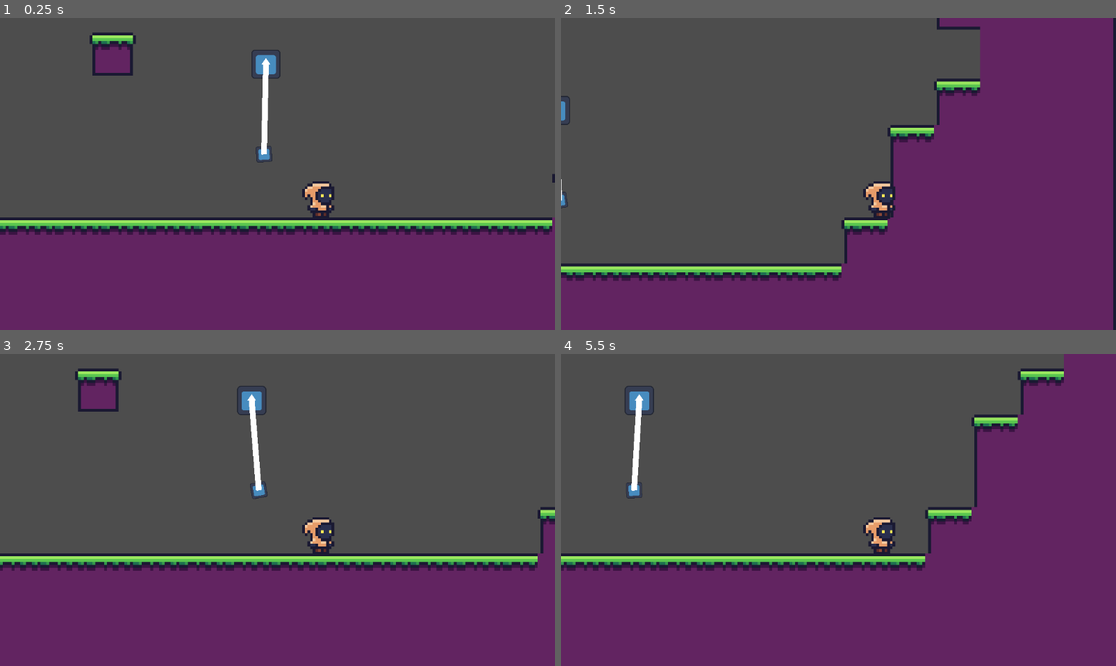
Above: before the commit, frames 1-4 (two rows, left to right).
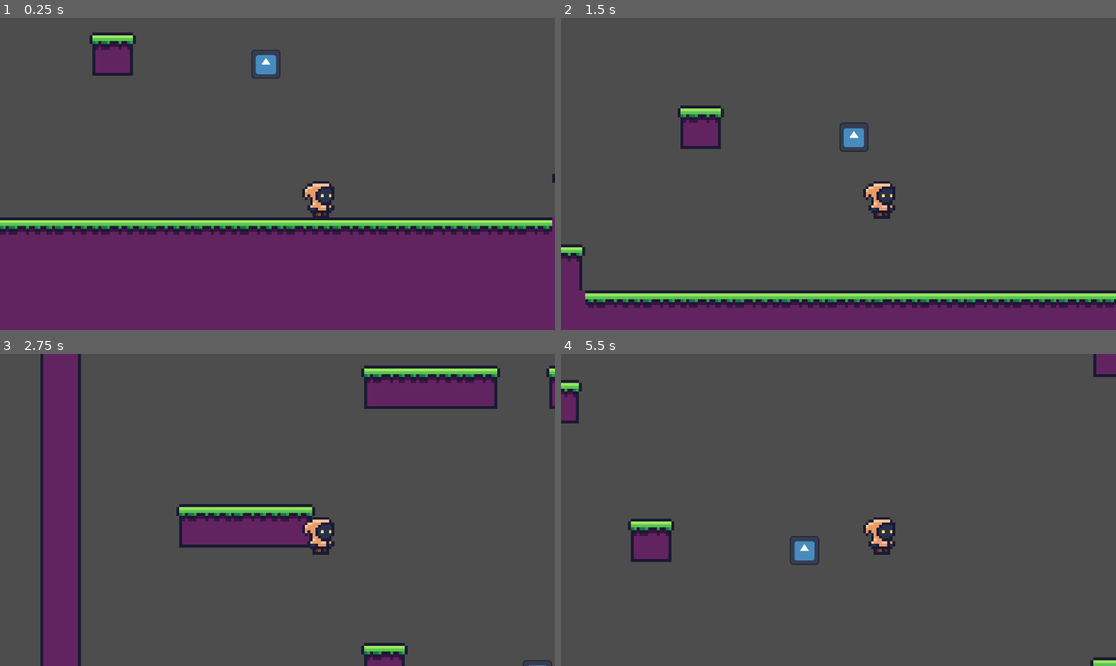
Above: after the commit, the same moments.

Repository: zenbenten/Godot-Platformer
Game: Godot game, scene res://Assets/Scenes/Areas/area_1.tscn
The game is run twice, just before and just after one commit, with the same random seed, the same clock (stepped at 60 frames per second) and the same inputs. The engine's default icon, where the game draws it, is replaced by a stand-in: a white triangle on a blue panel in a dark square.
Inputs:
- Up to frame 1 (0.25 s): no input
- Up to frame 2 (1.5 s): hold Right (move_right) from 0.53 s (still down); tap Home (ui_home) at 0.6 s; tap Z (jump) at 0.77 s; tap X (item_use, bound only after the commit) at 0.8, 1.35 s
- Up to frame 3 (2.75 s): tap Z (jump) at 1.52 s; tap Home (ui_home) at 1.55, 2.1 s; release Right (move_right) at 2.03 s; hold Left (move_left) from 2.03 s (still down); tap X (item_use, bound only after the commit) at 2.3 s
- Up to frame 4 (5.5 s): release Left (move_left) at 2.78 s; hold Right (move_right) 2.78-4.28 s; tap X (item_use, bound only after the commit) at 2.85, 3.8, 4.35, 5.3 s; tap Z (jump) at 3.02, 3.77, 4.52 s; tap Home (ui_home) at 3.05, 3.6, 4.55, 5.1 s; hold Left (move_left) 4.28-5.03 s; hold Right (move_right) from 5.03 s (still down)

The runs differ from the first frame. In frame 1, 0.4% of the frame differs, in the area x 46-50%, y 14-47%; in frame 2, 44%; in frame 3, 47%; in frame 4, 54%, in the area x 0-100%, y 0-100%.

Commit message:
player can attatch to invisible pendelum and release

Diff:
--- a/Assets/Scenes/Areas/area_1.tscn
+++ b/Assets/Scenes/Areas/area_1.tscn
@@ -10,17 +10,81 @@
 @export var grapple_anchor: StaticBody2D
 @export var player_anchor: RigidBody2D
 @export var rope: Line2D
+@export var max_radius: float = 512.0  # Only attach to things within this radius
+
+var player_original_parent: Node = null
 
 func _ready():
+	# Safety check
+	if not grapple_anchor or not player_anchor or not rope:
+		push_error(\"Missing node references in GrapplingHookSystem!\")
+		return
+
 	add_to_group(\"grappling-hook-system\")
 
-	# Initialize the rope with 2 points (start and end)
+	# Hide rope and anchor initially
+	rope.visible = false
+	player_anchor.visible = false
+
+	# Initialize rope with 2 points
 	rope.points = [grapple_anchor.global_position, player_anchor.global_position]
 
+
 func _process(delta):
-	# Update the rope to connect the anchor and player anchor
-	rope.set_point_position(0, grapple_anchor.global_position)
-	rope.set_point_position(1, player_anchor.global_position)
+	if rope.visible and player_anchor.visible:
+		# Update rope endpoints
+		rope.set_point_position(0, grapple_anchor.global_position)
+		rope.set_point_position(1, player_anchor.global_position)
+
+		# Apply left/right swing input
+		if Input.is_action_pressed(\"move_right\"):
+			if player_anchor.linear_velocity.length() < 400:
+				player_anchor.apply_central_impulse(player_anchor.global_transform.x * 64)
+		elif Input.is_action_pressed(\"move_left\"):
+			if player_anchor.linear_velocity.length() < 400:
+				player_anchor.apply_central_impulse(player_anchor.global_transform.x * -64)
+
+		# Keep player centered on anchor
+		for child in player_anchor.get_children():
+			if \"position\" in child:
+				child.position = Vector2.ZERO
+
+		for child in player_anchor.get_children():
+			if \"position\" in child:
+				child.position = Vector2(0,0)
+
+
+# API: Call this to attach the player
+func attach_player(player: Node2D) -> int:
+	if self.global_position.distance_to(player.global_position) > max_radius or player_original_parent != null:
+		return -1
+
+	player_original_parent = player.get_parent()
+	player_anchor.position = player.global_position
+	player.reparent(player_anchor)
+	player.position = Vector2.ZERO
+
+	# Update rope
+	rope.points = [grapple_anchor.global_position, player_anchor.global_position]
+	rope.visible = true
+	player_anchor.visible = true
+
+	return 0
+
+
+# API: Call this to detach the player
+func detach_player(player: Node2D) -> int:
+	if player_original_parent == null:
+		return -1
+
+	player.reparent(player_original_parent)
+	player.velocity = player_anchor.linear_velocity
+	player_original_parent = null
+
+	rope.visible = false
+	player_anchor.visible = false
+
+	return 0
 "
 
 [sub_resource type="TileSetAtlasSource" id="TileSetAtlasSource_ql8qi"]
--- a/Assets/Scripts/player_controller.gd
+++ b/Assets/Scripts/player_controller.gd
@@ -2,11 +2,12 @@
 
 @export var speed = 10.0
 @export var jump_power = 10.0
+
 var speed_multiplier = 30.0
 var jump_multiplier = -30.0
 var direction = 0
 
-var has_grappling_hook: bool = false
+var has_grappling_hook: bool = true
 var is_grappling: bool = false
 
 func _physics_process(delta: float) -> void:
@@ -34,18 +35,23 @@
 	if not has_grappling_hook:
 		return
 
-	if Input.is_action_just_pressed("ui_home"):
+	if Input.is_action_just_pressed("item_use"):
 		for g in get_tree().get_nodes_in_group("grappling-hook-system"):
 			var success = g.attach_player(self)
 			if success == 0:
 				is_grappling = true
 				break
-	elif Input.is_action_just_released("ui_home"):
+	elif Input.is_action_just_released("item_use"):
 		for g in get_tree().get_nodes_in_group("grappling-hook-system"):
 			var success = g.detach_player(self)
 			if success == 0:
 				is_grappling = false
 				break
 
-	# Prevent rotation when attached
+	# Lock player rotation while swinging
 	global_rotation = 0
+
+
+# Optional: Call this from an Area2D or pickup trigger
+func give_grappling_hook():
+	has_grappling_hook = true
--- a/project.godot
+++ b/project.godot
@@ -32,6 +32,11 @@
 "events": [Object(InputEventKey,"resource_local_to_scene":false,"resource_name":"","device":-1,"window_id":0,"alt_press …(195 unchanged characters)…
 ]
 }
+item_use={
+"deadzone": 0.2,
+"events": [Object(InputEventKey,"resource_local_to_scene":false,"resource_name":"","device":-1,"window_id":0,"alt_pressed":false,"shift_pressed":false,"ctrl_pressed":false,"meta_pressed":false,"pressed":false,"keycode":0,"physical_keycode":88,"key_label":0,"unicode":120,"location":0,"echo":false,"script":null)
+]
+}
 
 [rendering]
 
